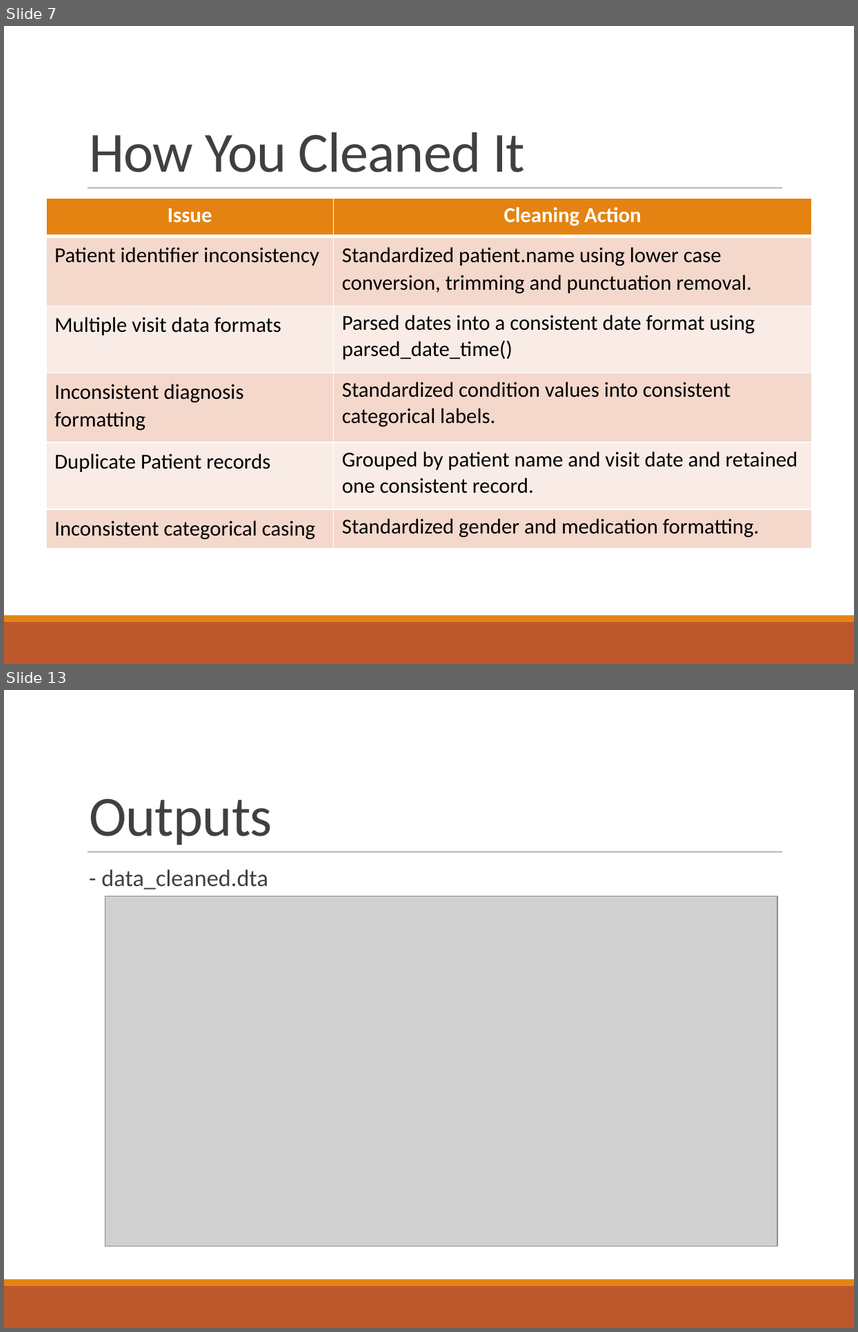
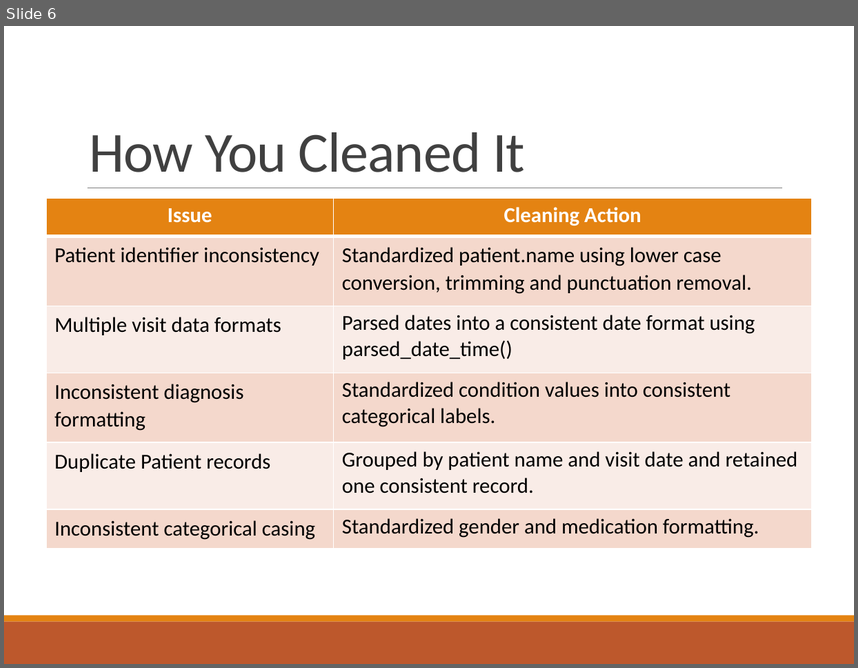
Before and after one commit to TynishaN/healthcare_cleaning_pipeline, a slide deck: presentation/healthcare_pipeline_presentation.pptx. Shown one above the other, each under a label of ours: slides 7 and 13 before the commit, slide 6 after it; the slides between them are not shown. The pictures are 858x1332 and 858x668 pixels, drawn with LibreOffice and Linux fonts; fonts in the diff are those of the drawing; grey boxes stand for pictures. Boxes give left, top, right and bottom in pixels: in the first picture for what was removed or moved away, otherwise in the second. Text is boxed around its words. In the diff, an @@ line names an element or a change of style, - is before the commit and + after.

```diff
--- a/presentation/healthcare_pipeline_presentation.pptx
+++ b/presentation/healthcare_pipeline_presentation.pptx
@@ slide 13 removed at box(4, 690, 854, 1328), background #FFFFFF; not listed: 3 template elements that a slide beside it also shows @@
@@ title removed at box(89, 798, 272, 845) @@
-Outputs
@@ text removed at box(101, 869, 268, 889) @@
-  - data_cleaned.dta
@@ picture removed at box(105, 896, 777, 1245) @@
@@ what was slide 7 is now slide 6 @@
```
Also in this commit, not shown: 12 slides changed, 4 other slides removed, 6 other files.
